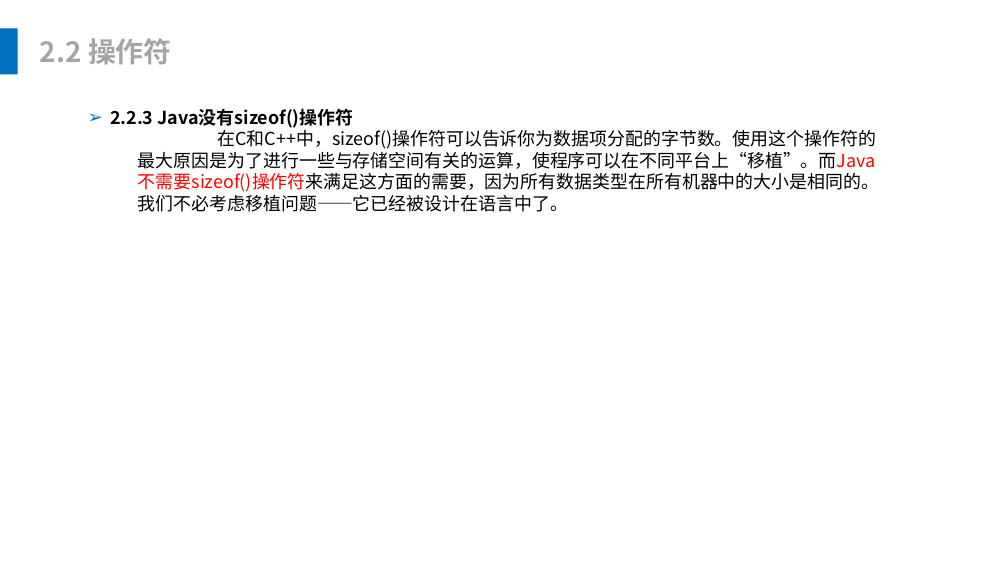
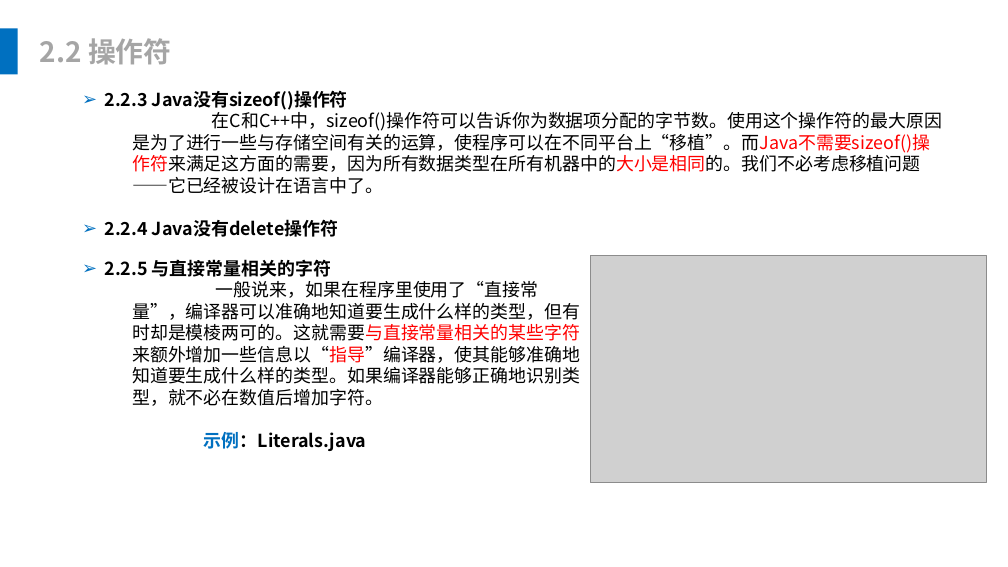
Before and after one commit to leonliu06/JavaTrainning, a slide deck: slide 13 of Java基础培训.pptx (slide 14 before the commit). Drawn at 1008x567 pixels with LibreOffice and Linux fonts; fonts in the diff are those of the drawing; grey boxes stand for pictures. Boxes give left, top, right and bottom in pixels: in the first picture for what was removed or moved away, otherwise in the second. Text is boxed around its words. In the diff, an @@ line names an element or a change of style, - is before the commit and + after.

```diff
--- a/Java基础培训.pptx
+++ b/Java基础培训.pptx
@@ text "2.2.3 Java没有sizeof()操作符": place and size @@
-text "2.2.3 Java没有sizeof()操作符" at [110, 108, 879, 212]
+text "2.2.3 Java没有sizeof()操作符" at [105, 90, 942, 237]
@@ text at [132, 109, 942, 194]: text colour #000000 to #FF0000 in "在C和C++中，sizeof()操作符可以告诉你为数据项分配的字节数。使用这个操作符的最大原因是为了进行一些与存储空间有 ..." @@
@@ text at [105, 219, 338, 237]: paragraph added @@
+➢ 2.2.4 Java没有delete操作符
@@ text added at [104, 259, 580, 451], 18 pt, text #000000 @@
+➢ 2.2.5 与直接常量相关的字符
+  一般说来，如果在程序里使用了“直接常量”，编译器可以准确地知道要生成什么样的类型，但有时却是模棱两可的。这就需要与直接常量相关的某些字符来额外增加一些信息以“指导”编译器，使其能够准确地知道要生成什么样的类型。如果编译器能够正确地识别类型，就不必在数值后增加字符。
+示例：Literals.java
@@ picture added at [591, 255, 987, 482] @@
```
Also in this commit, not shown: 54 other slides changed, 28 slides removed, 30 other files.
